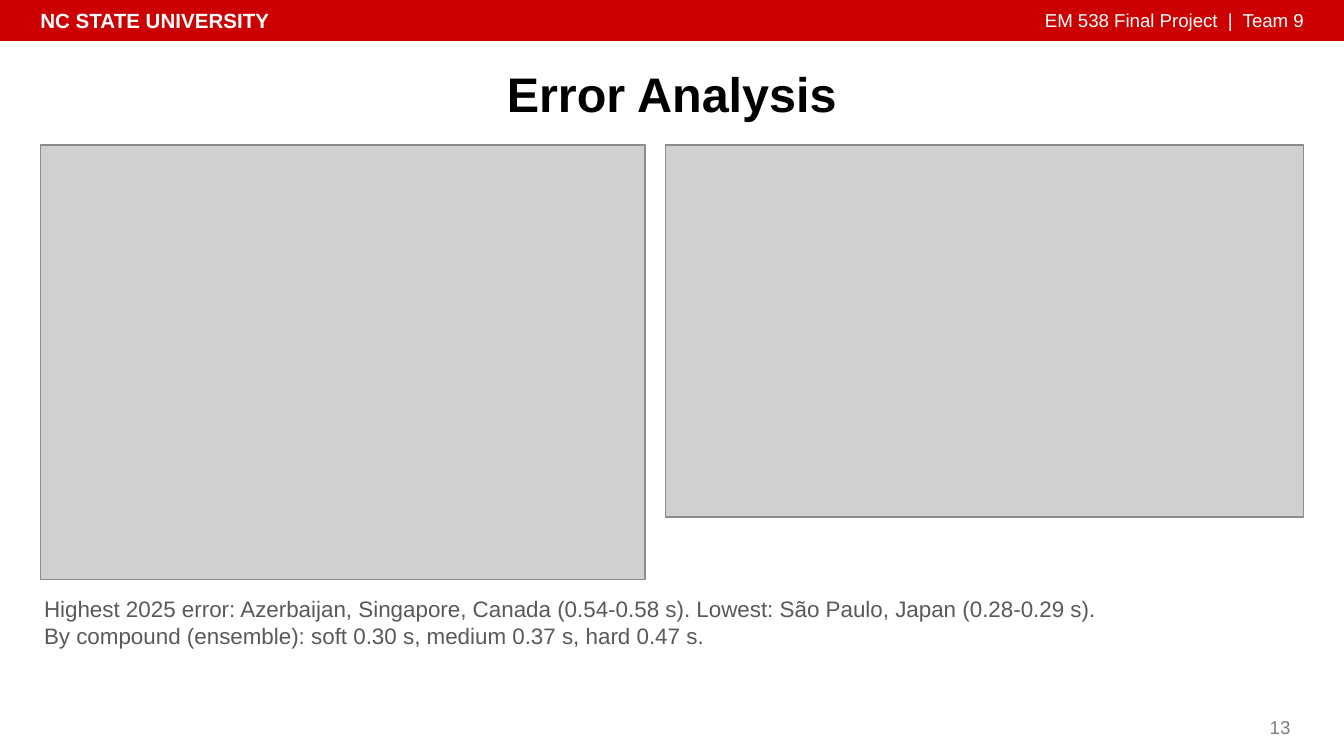
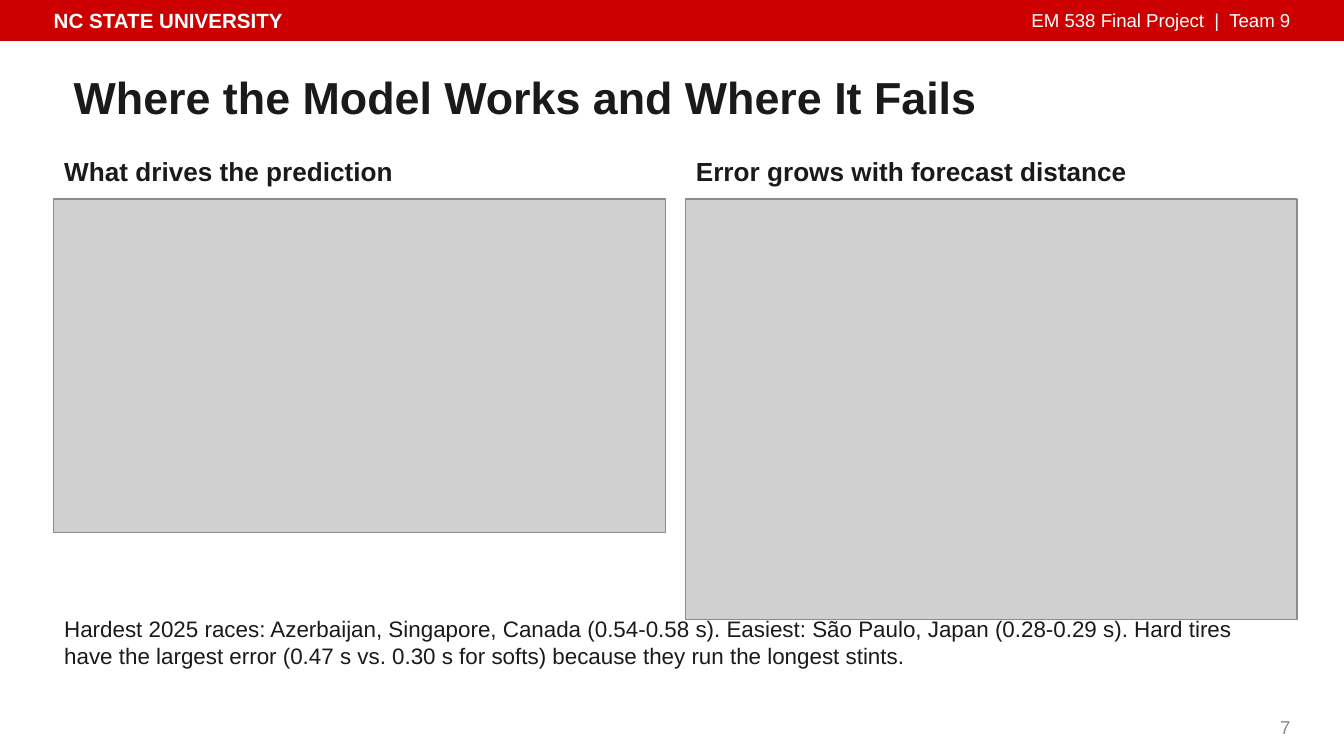
Before and after one commit to isaiahnick/f1-tire-degradation, a slide deck: slide 7 of reports/presentation/PitWall_Final_Presentation.pptx (slide 13 before the commit). Drawn at 1344x756 pixels with LibreOffice and Linux fonts; fonts in the diff are those of the drawing; grey boxes stand for pictures. Boxes give left, top, right and bottom in pixels: in the first picture for what was removed or moved away, otherwise in the second. Text is boxed around its words. In the diff, an @@ line names an element or a change of style, - is before the commit and + after.

```diff
--- a/reports/presentation/PitWall_Final_Presentation.pptx
+++ b/reports/presentation/PitWall_Final_Presentation.pptx
@@ text "NC STATE UNIVERSITY": place and size @@
-text "NC STATE UNIVERSITY" at [40,13,269,29]
+text "NC STATE UNIVERSITY" at [54,13,282,29]
@@ text "EM 538 Final Project | ...": place and size @@
-text "EM 538 Final Project | ..." at [1045,13,1303,31]
+text "EM 538 Final Project | ..." at [1031,13,1290,31]
@@ title added at [74,81,976,115], 24 pt, text #1A1A1A, bold @@
+Where the Model Works and Where It Fails
@@ title removed at [507,77,837,121] @@
-Error Analysis
@@ text added at [64,162,392,187], 14 pt, text #1A1A1A, bold @@
+What drives the prediction
@@ text added at [696,162,1126,187], 14 pt, text #1A1A1A, bold @@
+Error grows with forecast distance
@@ picture: place and size @@
-picture at [40,145,645,579]
+picture at [54,199,665,532]
@@ picture: place and size @@
-picture at [665,145,1304,517]
+picture at [685,199,1297,620]
@@ text at [64,619,1231,669]: text changed; text colour #595959 to #1A1A1A @@
-Highest 2025 error: Azerbaijan, Singapore, Canada (0.54-0.58 s). Lowest: São Paulo, Japan (0.28-0.29 s).
-By compound (ensemble): soft 0.30 s, medium 0.37 s, hard 0.47 s.
+Hardest 2025 races: Azerbaijan, Singapore, Canada (0.54-0.58 s). Easiest: São Paulo, Japan (0.28-0.29 s). Hard tires have the largest error (0.47 s vs. 0.30 s for softs) because they run the longest stints.
@@ page number at [1280,721,1290,734]: text changed; text colour #7F7F7F to #8C8C8C @@
-13
+7
```
Also in this commit, not shown: 7 other slides changed, 5 slides added, 11 slides removed, 18 other files.
